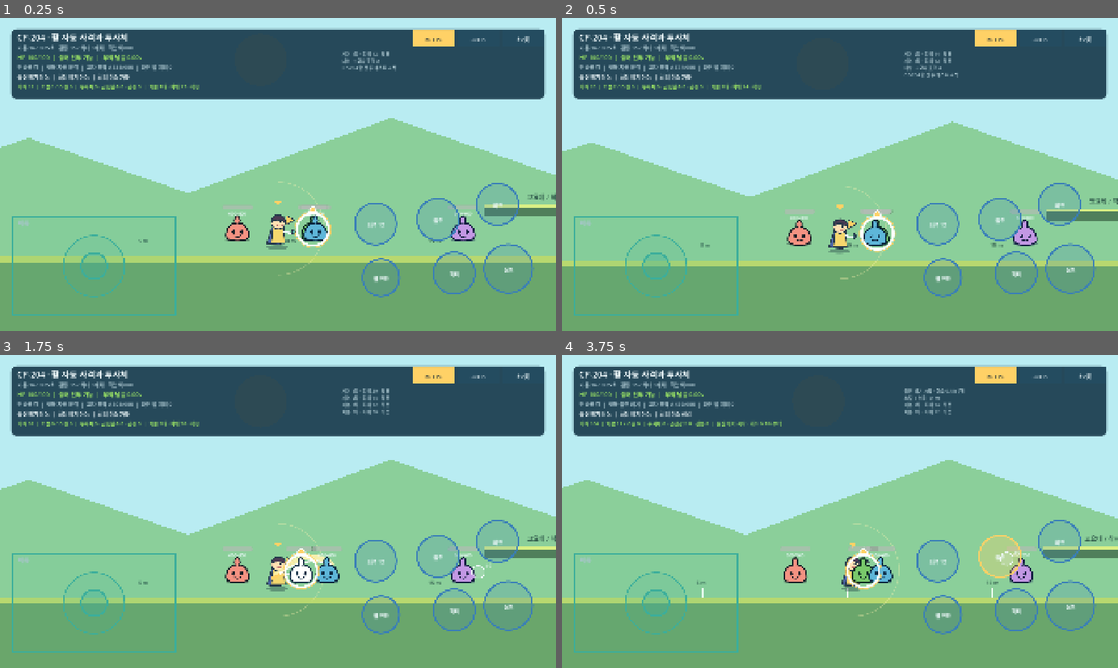
Above: before the commit, frames 1-4 (two rows, left to right).
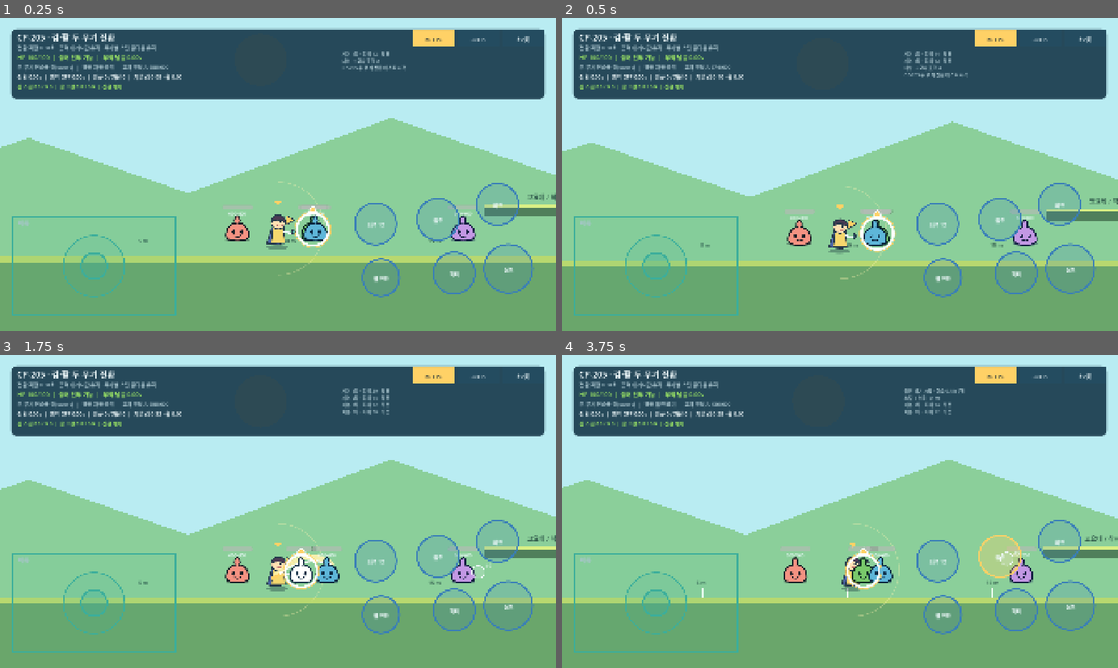
Above: after the commit, the same moments.

Repository: powerfulHimchan/happiness
Game: Godot game, scene res://scenes/movement/ground_movement_sandbox.tscn
Two runs of this game, one before a commit and one after it. Both use one fixed random seed, a clock stepped at 60 frames per second and the inputs below.
Inputs (mouse positions are in pixels of both pictures, inside the frame that each line leads up to):
- Up to frame 1 (0.25 s): no input
- Up to frame 2 (0.5 s): no input
- Up to frame 3 (1.75 s): move the mouse to (400, 495) at 0.52 s; click (400, 495) at 0.67 s; drag from (166, 527) to (478, 570) at 1.27 s
- Up to frame 4 (3.75 s): move the mouse to (895, 442) at 2.02 s; click (895, 442) at 2.17 s; drag from (812, 574) to (673, 464) at 2.77 s; move the mouse to (1006, 558) at 3.52 s; click (1006, 558) at 3.67 s

The runs differ from the first frame. In frame 1, 1.5% of the frame differs, in the area x 3-73%, y 4-23%; in frame 2, 1.5%; in frame 3, 1.4%; in frame 4, 1.5%.

Commit message:
feat(combat): preserve weapon switch state

Diff:
--- a/game/scripts/combat/prototype_weapon_controller.gd
+++ b/game/scripts/combat/prototype_weapon_controller.gd
@@ -1,16 +1,25 @@
 class_name PrototypeWeaponController
 extends Node
 
-## CP-204에서 검과 활을 즉시 바꿔 두 무기의 전투를 비교한다.
-## 0.50초 전환 제한과 정식 전환 상태는 CP-205에서 추가한다.
+## CP-205 검·활 전환 제한과 무기별 대기시간 보존을 관리한다.
 
 signal combat_metrics_changed(metrics: Dictionary)
 
 const SWORD_ID := "sword"
 const BOW_ID := "bow"
+const SWITCH_COOLDOWN_S := 0.50
+const SWITCH_BUFFER_S := 0.20
 
 var active_weapon_id: String = SWORD_ID
+var switch_count: int = 0
+var blocked_switch_count: int = 0
+var reserved_switch_count: int = 0
+var last_switch_log: String = "전환 대기"
+var _switch_cooldown_remaining_s: float = 0.0
+var _switch_buffer_remaining_s: float = 0.0
+var _switch_buffered: bool = false
 
+@onready var player: PrototypePlayer = get_parent() as PrototypePlayer
 @onready var target_selector: AutoTargetSelector = $"../AutoTargetSelector"
 @onready var sword_combat: SwordCombatController = $"../SwordCombatController"
 @onready var bow_combat: BowCombatController = $"../BowCombatController"
@@ -20,6 +29,18 @@
 	sword_combat.combat_metrics_changed.connect(_on_child_metrics.bind(SWORD_ID))
 	bow_combat.combat_metrics_changed.connect(_on_child_metrics.bind(BOW_ID))
 	_apply_active_weapon()
+
+
+func _physics_process(delta: float) -> void:
+	_switch_cooldown_remaining_s = maxf(0.0, _switch_cooldown_remaining_s - delta)
+	if _switch_buffered:
+		_switch_buffer_remaining_s = maxf(0.0, _switch_buffer_remaining_s - delta)
+		if _switch_cooldown_remaining_s <= 0.0 and player.can_switch_weapon():
+			_perform_switch("예약 실행")
+		elif _switch_buffer_remaining_s <= 0.0:
+			_switch_buffered = false
+			last_switch_log = "전환 예약 만료"
+	_emit_active_metrics()
 
 
 func request_skill_1() -> void:
@@ -36,13 +57,31 @@
 		bow_combat.request_skill_2()
 
 
-func toggle_test_weapon() -> void:
-	active_weapon_id = BOW_ID if active_weapon_id == SWORD_ID else SWORD_ID
-	_apply_active_weapon()
+func request_weapon_switch() -> void:
+	if _switch_cooldown_remaining_s > 0.0:
+		blocked_switch_count += 1
+		last_switch_log = "연속 전환 차단 · %.2fs 남음" % _switch_cooldown_remaining_s
+		_emit_active_metrics()
+		return
+	if player.can_switch_weapon():
+		_perform_switch("즉시 실행")
+		return
+	_switch_buffered = true
+	_switch_buffer_remaining_s = SWITCH_BUFFER_S
+	reserved_switch_count += 1
+	last_switch_log = "행동 종료까지 전환 예약 · %.2fs" % SWITCH_BUFFER_S
+	_emit_active_metrics()
 
 
 func reset_combat() -> void:
 	active_weapon_id = SWORD_ID
+	switch_count = 0
+	blocked_switch_count = 0
+	reserved_switch_count = 0
+	last_switch_log = "전환 대기"
+	_switch_cooldown_remaining_s = 0.0
+	_switch_buffer_remaining_s = 0.0
+	_switch_buffered = false
 	sword_combat.reset_combat()
 	bow_combat.reset_combat()
 	_apply_active_weapon()
@@ -50,6 +89,21 @@
 
 func force_emit_metrics() -> void:
 	_emit_active_metrics()
+
+
+func _perform_switch(reason: String) -> void:
+	var previous_weapon := active_weapon_id
+	active_weapon_id = BOW_ID if active_weapon_id == SWORD_ID else SWORD_ID
+	_switch_cooldown_remaining_s = SWITCH_COOLDOWN_S
+	_switch_buffer_remaining_s = 0.0
+	_switch_buffered = false
+	switch_count += 1
+	last_switch_log = "%s → %s · %s" % [
+		_weapon_name(previous_weapon),
+		_weapon_name(active_weapon_id),
+		reason,
+	]
+	_apply_active_weapon()
 
 
 func _apply_active_weapon() -> void:
@@ -82,8 +136,31 @@
 
 
 func _enrich_metrics(metrics: Dictionary) -> void:
+	var sword_metrics := sword_combat.current_metrics()
+	var bow_metrics := bow_combat.current_metrics()
 	metrics["active_weapon_id"] = active_weapon_id
-	metrics["weapon_switch_label"] = "활 전환" if active_weapon_id == SWORD_ID else "검 전환"
+	metrics["weapon_switch_label"] = (
+		"전환 %.1f" % _switch_cooldown_remaining_s
+		if _switch_cooldown_remaining_s > 0.0
+		else "%s 전환" % _weapon_name(BOW_ID if active_weapon_id == SWORD_ID else SWORD_ID)
+	)
 	metrics["skill_1_button_label"] = "돌진" if active_weapon_id == SWORD_ID else "관통"
 	metrics["skill_2_button_label"] = "회전" if active_weapon_id == SWORD_ID else "화살비"
-	metrics["weapon_switch_mode"] = "즉시 테스트 전환"
+	metrics["weapon_switch_mode"] = "0.50초 연속 제한"
+	metrics["weapon_switch_remaining_s"] = _switch_cooldown_remaining_s
+	metrics["weapon_switch_buffered"] = _switch_buffered
+	metrics["weapon_switch_buffer_remaining_s"] = _switch_buffer_remaining_s
+	metrics["weapon_switch_count"] = switch_count
+	metrics["weapon_switch_blocked_count"] = blocked_switch_count
+	metrics["weapon_switch_reserved_count"] = reserved_switch_count
+	metrics["weapon_switch_last_log"] = last_switch_log
+	metrics["sword_basic_remaining_s"] = sword_metrics.get("basic_attack_remaining_s", 0.0)
+	metrics["bow_basic_remaining_s"] = bow_metrics.get("basic_attack_remaining_s", 0.0)
+	metrics["sword_skill_1_cooldown_s"] = sword_metrics.get("skill_1_cooldown_s", 0.0)
+	metrics["sword_skill_2_cooldown_s"] = sword_metrics.get("skill_2_cooldown_s", 0.0)
+	metrics["bow_skill_1_cooldown_s"] = bow_metrics.get("skill_1_cooldown_s", 0.0)
+	metrics["bow_skill_2_cooldown_s"] = bow_metrics.get("skill_2_cooldown_s", 0.0)
+
+
+func _weapon_name(weapon_id: String) -> String:
+	return "검" if weapon_id == SWORD_ID else "활"
--- a/game/scripts/movement/ground_movement_controls.gd
+++ b/game/scripts/movement/ground_movement_controls.gd
@@ -1,7 +1,7 @@
 extends Control
 
-## CP-204용 모바일 조작 HUD.
-## 검·활 테스트 전환과 활 투사체, 근접 피해 감소, 관통 횟수를 표시한다.
+## CP-205용 모바일 조작 HUD.
+## 전환 제한, 예약 입력과 두 무기의 독립 대기시간을 표시한다.
 
 signal move_vector_changed(input_vector: Vector2)
 signal jump_pressed
@@ -73,12 +73,13 @@
 var last_target_key_seen: String = "없음"
 var last_damage_log_seen: String = ""
 var last_combat_log_seen: String = ""
+var last_weapon_switch_log_seen: String = ""
 
 
 func _ready() -> void:
 	Engine.max_fps = 60
 	_refresh_layout()
-	_append_action_log("CP-204 활 전투 테스트 시작")
+	_append_action_log("CP-205 두 무기 전환 테스트 시작")
 	queue_redraw()
 
 
@@ -180,6 +181,12 @@
 	and combat_log != last_combat_log_seen:
 		last_combat_log_seen = combat_log
 		_append_action_log(combat_log)
+	var switch_log: String = String(metrics.get("weapon_switch_last_log", ""))
+	if not switch_log.is_empty() \
+	and switch_log != "전환 대기" \
+	and switch_log != last_weapon_switch_log_seen:
+		last_weapon_switch_log_seen = switch_log
+		_append_action_log(switch_log)
 	queue_redraw()
 
 
@@ -366,9 +373,9 @@
 		Vector2(safe.size.x - 28.0, clampf(safe.size.y * 0.235, 205.0, 245.0))
 	)
 	draw_style_box(_panel_style(Color(PANEL_COLOR, 0.91)), panel_rect)
-	_draw_text("CP-204 · 활 자동 사격과 투사체", panel_rect.position + Vector2(22.0, 40.0), 29)
+	_draw_text("CP-205 · 검·활 두 무기 전환", panel_rect.position + Vector2(22.0, 40.0), 29)
 	_draw_text(
-		"기본 14 / 0.75초 · 관통 36 / 최대 3개체 · 화살비 8×6",
+		"전환 제한 0.50초 · 공격 대기시간 유지 · 무기별 스킬 쿨다운 유지",
 		panel_rect.position + Vector2(22.0, 72.0),
 		18,
 		MUTED_TEXT_COLOR
@@ -392,42 +399,41 @@
 	var combat_action: String = String(movement_metrics.get("combat_action", "자동 공격"))
 	var weapon_name: String = String(movement_metrics.get("weapon_name", "연습용 검"))
 	var target_health: String = String(movement_metrics.get("combat_target_health", "대상 없음"))
-	var screen_filtered: int = int(movement_metrics.get("target_screen_filtered", 0))
+	var active_weapon_id: String = String(movement_metrics.get("active_weapon_id", "sword"))
 	_draw_text(
-		"%s  |  행동 %s  |  %s  |  화면 밖 제외 %d" % [
-			weapon_name, combat_action, target_health, screen_filtered,
+		"주 무기 %s(%s)  |  행동 %s  |  %s" % [
+			weapon_name, active_weapon_id, combat_action, target_health,
 		],
 		panel_rect.position + Vector2(22.0, 139.0),
 		18,
 		MUTED_TEXT_COLOR
 	)
 
-	var skill_1_name: String = String(movement_metrics.get("skill_1_name", "스킬 1"))
-	var skill_2_name: String = String(movement_metrics.get("skill_2_name", "스킬 2"))
-	var skill_1_cooldown: float = float(movement_metrics.get("skill_1_cooldown_s", 0.0))
-	var skill_2_cooldown: float = float(movement_metrics.get("skill_2_cooldown_s", 0.0))
-	var cancel_ready: bool = bool(movement_metrics.get("combat_evade_cancel_ready", true))
+	var switch_remaining: float = float(movement_metrics.get("weapon_switch_remaining_s", 0.0))
+	var switch_buffered: bool = bool(movement_metrics.get("weapon_switch_buffered", false))
+	var switch_buffer_remaining: float = float(movement_metrics.get("weapon_switch_buffer_remaining_s", 0.0))
+	var switch_count: int = int(movement_metrics.get("weapon_switch_count", 0))
+	var blocked_count: int = int(movement_metrics.get("weapon_switch_blocked_count", 0))
+	var sword_basic: float = float(movement_metrics.get("sword_basic_remaining_s", 0.0))
+	var bow_basic: float = float(movement_metrics.get("bow_basic_remaining_s", 0.0))
 	_draw_text(
-		"%s %.1fs  |  %s %.1fs  |  회피 취소 %s" % [
-			skill_1_name, skill_1_cooldown, skill_2_name, skill_2_cooldown,
-			"가능" if cancel_ready else "잠김",
+		"전환 %.2fs  |  예약 %s %.2fs  |  성공 %d / 차단 %d  |  기본 검 %.2f · 활 %.2f" % [
+			switch_remaining, "ON" if switch_buffered else "OFF", switch_buffer_remaining,
+			switch_count, blocked_count, sword_basic, bow_basic,
 		],
 		panel_rect.position + Vector2(22.0, 172.0),
 		18,
 		TEXT_COLOR
 	)
 
-	var total_damage: int = int(movement_metrics.get("combat_total_damage", 0))
-	var basic_count: int = int(movement_metrics.get("basic_attack_count", 0))
-	var skill_hits: int = int(movement_metrics.get("skill_hit_count", 0))
-	var projectile_count: int = int(movement_metrics.get("projectile_fired_count", 0))
-	var close_reduced_count: int = int(movement_metrics.get("near_damage_reduced_count", 0))
-	var piercing_hits: int = int(movement_metrics.get("piercing_last_hit_count", 0))
-	var combat_log: String = String(movement_metrics.get("combat_last_log", "공격 대기"))
+	var sword_skill_1: float = float(movement_metrics.get("sword_skill_1_cooldown_s", 0.0))
+	var sword_skill_2: float = float(movement_metrics.get("sword_skill_2_cooldown_s", 0.0))
+	var bow_skill_1: float = float(movement_metrics.get("bow_skill_1_cooldown_s", 0.0))
+	var bow_skill_2: float = float(movement_metrics.get("bow_skill_2_cooldown_s", 0.0))
+	var switch_log: String = String(movement_metrics.get("weapon_switch_last_log", "전환 대기"))
 	_draw_text(
-		"피해 %d  |  기본 %d / 스킬 %d  |  투사체 %d · 근접감소 %d · 관통 %d  |  %s" % [
-			total_damage, basic_count, skill_hits, projectile_count,
-			close_reduced_count, piercing_hits, combat_log,
+		"검 스킬 %.1f / %.1f  |  활 스킬 %.1f / %.1f  |  %s" % [
+			sword_skill_1, sword_skill_2, bow_skill_1, bow_skill_2, switch_log,
 		],
 		panel_rect.position + Vector2(22.0, 205.0),
 		17,
--- a/game/scripts/movement/ground_movement_sandbox.gd
+++ b/game/scripts/movement/ground_movement_sandbox.gd
@@ -28,7 +28,7 @@
 	controls.evade_pressed.connect(player.request_evade)
 	controls.skill_1_pressed.connect(weapon_controller.request_skill_1)
 	controls.skill_2_pressed.connect(weapon_controller.request_skill_2)
-	controls.weapon_swap_pressed.connect(weapon_controller.toggle_test_weapon)
+	controls.weapon_swap_pressed.connect(weapon_controller.request_weapon_switch)
 	controls.damage_test_pressed.connect(_run_damage_test)
 	controls.reset_requested.connect(_reset_test)
 	player.fall_recovery_started.connect(controls.release_all_inputs)
--- a/game/scripts/player/prototype_player.gd
+++ b/game/scripts/player/prototype_player.gd
@@ -234,6 +234,12 @@
 
 func can_use_combat_action() -> bool:
 	return not _is_input_locked() and _mobility_action == MobilityAction.NONE
+
+
+func can_switch_weapon() -> bool:
+	return not _is_input_locked() \
+		and _mobility_action == MobilityAction.NONE \
+		and not _combat_action_active
 
 
 func can_continue_combat_action() -> bool:
Not shown, changed: game/export_presets.cfg
Not shown, changed: .github/workflows/build-android-apk.yml
Not shown, changed: README.md
Not shown, changed: docs/prototype/CP001_CP002_STATUS.md
Not shown, changed: game/README.md
Not shown, changed: scripts/check_godot_project.sh
